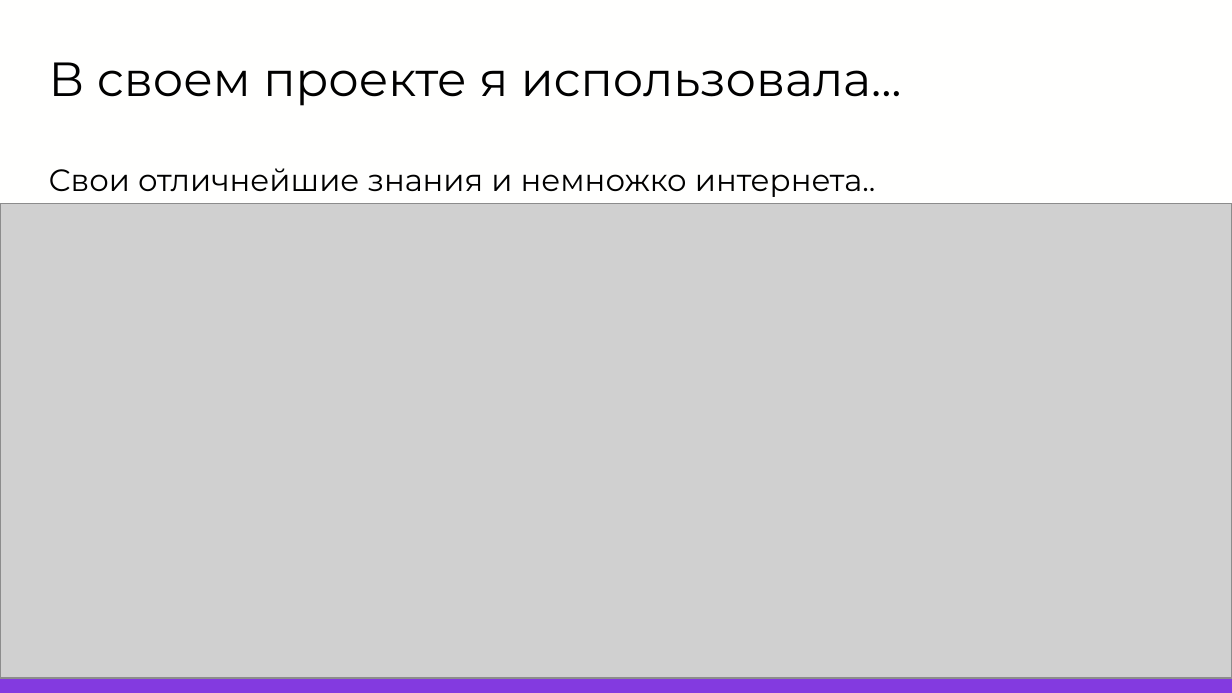
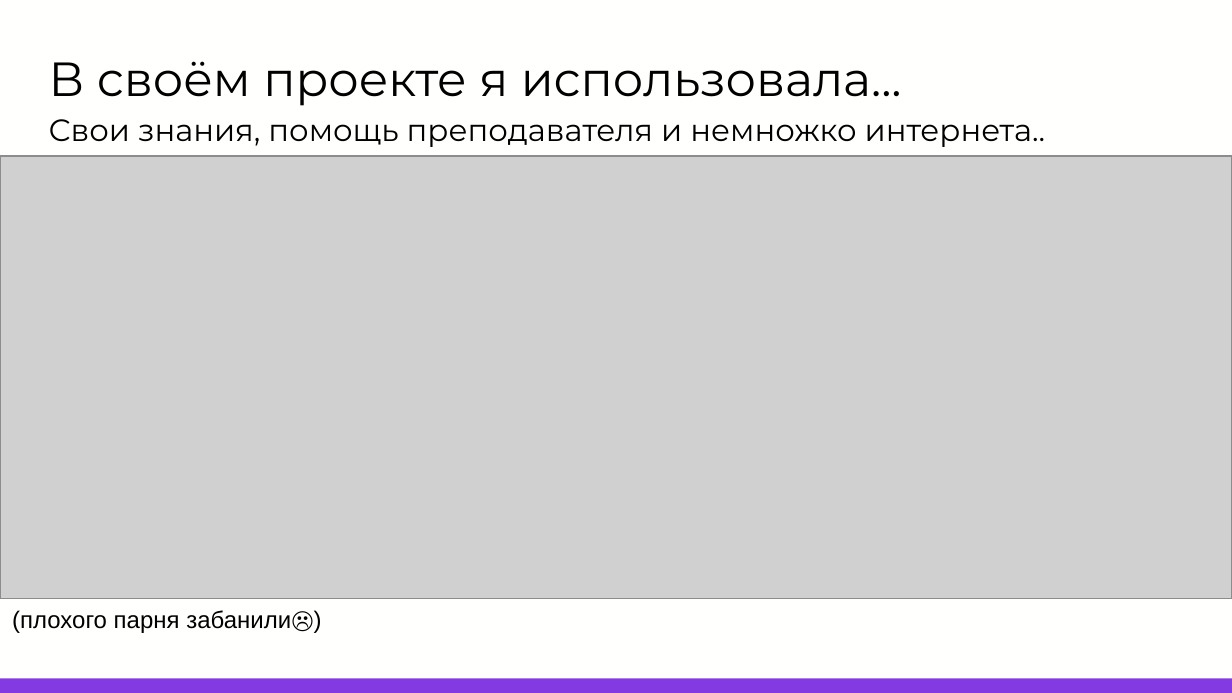
Before and after one commit to kilsythh/zmeika, a slide deck: slide 5 of М7У5. Презентация проекта.pptx. Drawn at 1232x693 pixels with LibreOffice and Linux fonts; fonts in the diff are those of the drawing; grey boxes stand for pictures; background and template pictures are left out. Boxes give left, top, right and bottom in pixels: in the first picture for what was removed or moved away, otherwise in the second. Text is boxed around its words. In the diff, an @@ line names an element or a change of style, - is before the commit and + after.

```diff
--- a/М7У5. Презентация проекта.pptx
+++ b/М7У5. Презентация проекта.pptx
@@ title at (x1=49, y1=61, x2=902, y2=106): text changed @@
-В своем проекте я использовала...
+В своём проекте я использовала...
@@ text at (x1=49, y1=119, x2=1046, y2=147): text changed @@
-Свои отличнейшие знания и немножко интернета..
+Свои знания, помощь преподавателя и немножко интернета..
@@ picture resized from (x1=0, y1=205, x2=1232, y2=679) to (x1=0, y1=156, x2=1232, y2=599) @@
@@ text added at (x1=12, y1=610, x2=291, y2=633), 14 pt, text #000000 @@
+(плохого парня забанили☹)
```
Also in this commit, not shown: 3 other slides changed, 2 slides added, 2 slides removed.
